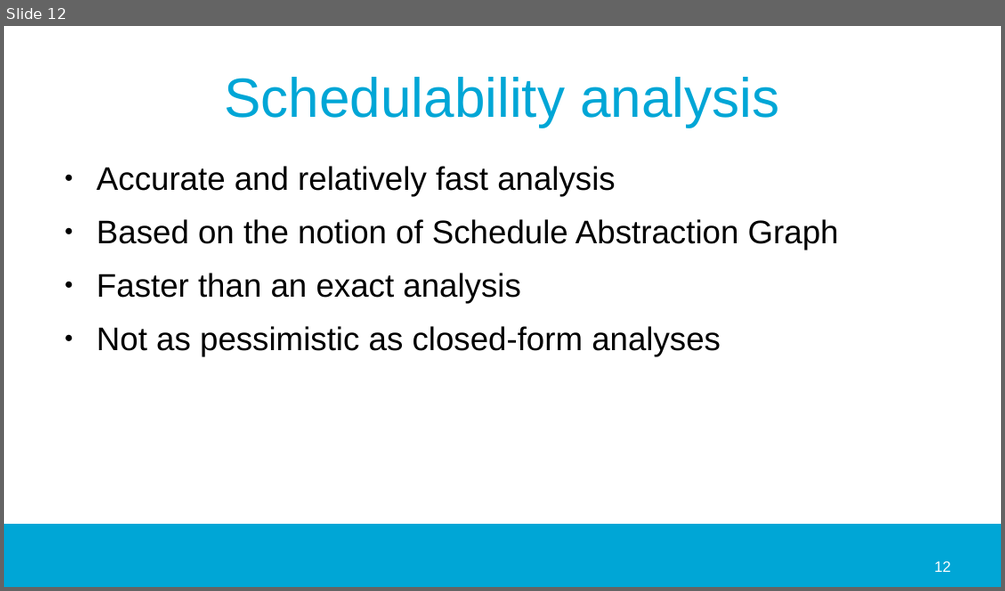
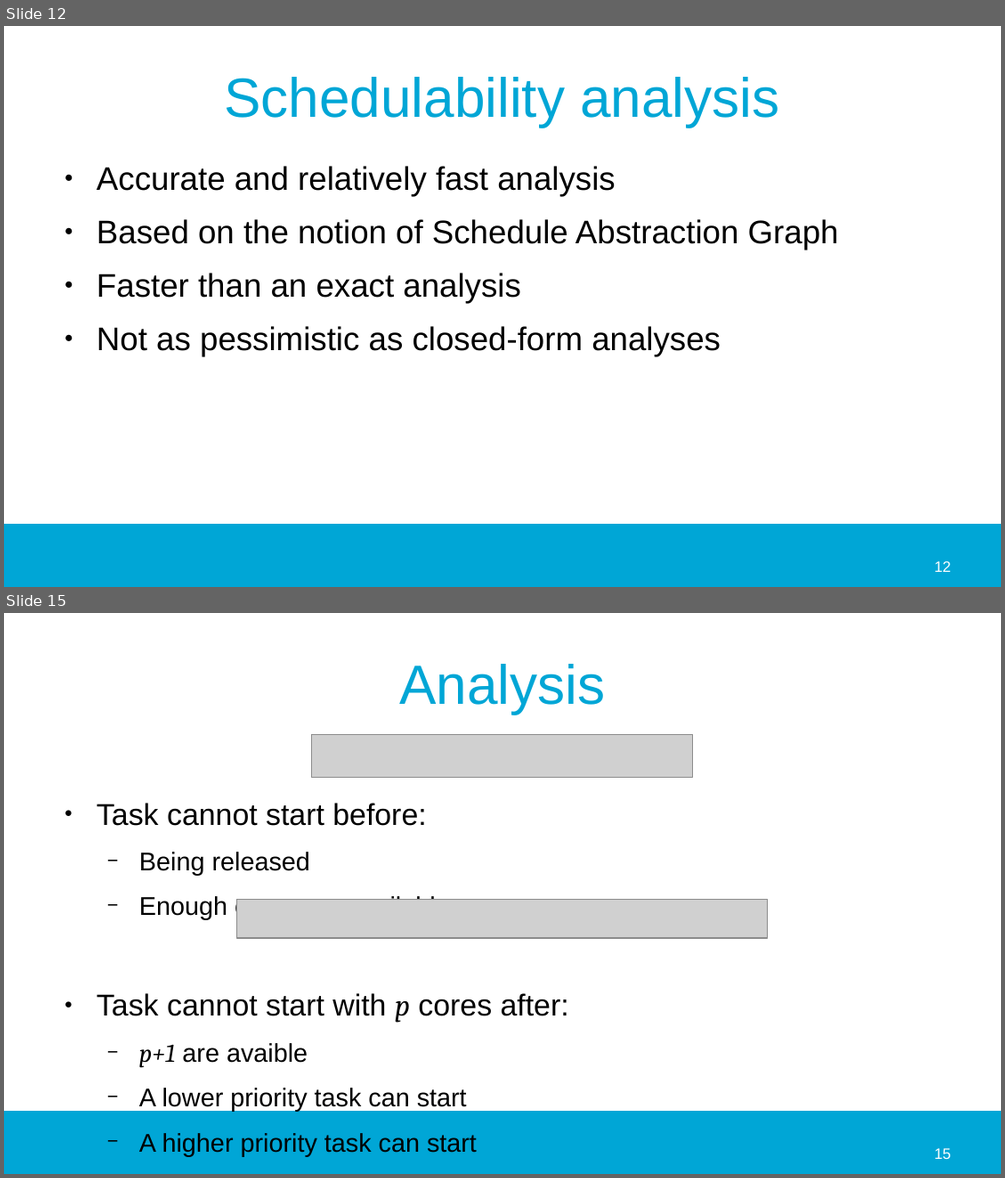
Before and after one commit to jmigual/APATeoria, a slide deck: Notes/TFM_presentations/2020_02_24/2020_02_24.odp. Shown one above the other, each under a label of ours: slide 12 before the commit, slides 12 and 15 after it; the slides between them are not shown. The pictures are 1005x591 and 1005x1178 pixels, drawn with LibreOffice and Linux fonts; fonts in the diff are those of the drawing; grey boxes stand for pictures; background and template pictures are left out. Boxes give left, top, right and bottom in pixels: in the first picture for what was removed or moved away, otherwise in the second. Text is boxed around its words. In the diff, an @@ line names an element or a change of style, - is before the commit and + after.

```diff
--- a/Notes/TFM_presentations/2020_02_24/2020_02_24.odp
+++ b/Notes/TFM_presentations/2020_02_24/2020_02_24.odp
@@ slide 15 added at bbox=[4, 613, 1001, 1174], background #FFFFFF; not listed: 1 template element that a slide beside it also shows @@
@@ title added at bbox=[399, 664, 605, 714], 44 pt, text #00A6D6 @@
+Analysis
@@ picture added at bbox=[313, 734, 693, 777] @@
@@ text added at bbox=[97, 803, 569, 1156], 20.4 pt, text #000000 @@
+● Task cannot start before:
+  − Being released
+  − Enough cores are available
+● Task cannot start with p cores after:
+  − p+1 are avaible
+  − A lower priority task can start
+  − A higher priority task can start
@@ picture added at bbox=[237, 899, 769, 938] @@
@@ page number added at bbox=[934, 1148, 951, 1159], 12 pt, text #FFFFFF @@
+15
```
Also in this commit, not shown: 1 slide changed, 3 other slides added, 1 slide removed, 17 other files.
